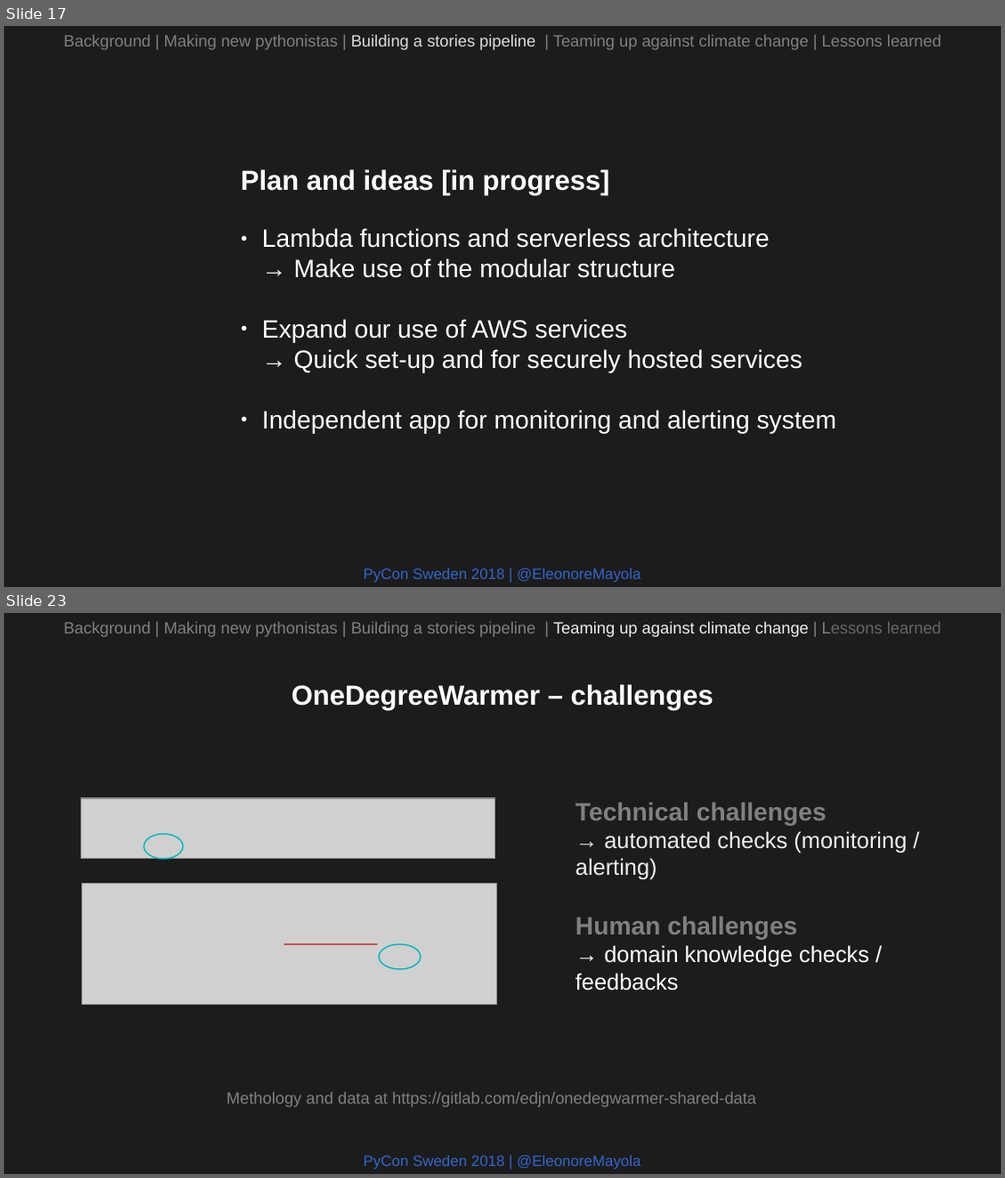
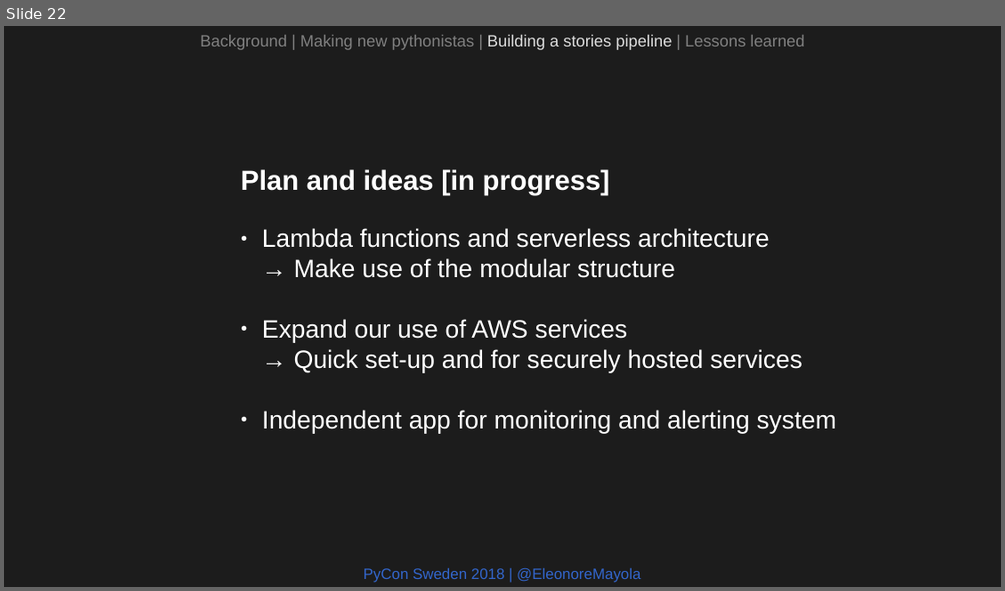
Before and after one commit to Eleonore9/-pyconse18, a slide deck: pyconse2018.odp. Shown one above the other, each under a label of ours: slides 17 and 23 before the commit, slide 22 after it; the slides between them are not shown. The pictures are 1005x1178 and 1005x591 pixels, drawn with LibreOffice and Linux fonts; fonts in the diff are those of the drawing; grey boxes stand for pictures. Boxes give left, top, right and bottom in pixels: in the first picture for what was removed or moved away, otherwise in the second. Text is boxed around its words. In the diff, an @@ line names an element or a change of style, - is before the commit and + after.

```diff
--- a/pyconse2018.odp
+++ b/pyconse2018.odp
@@ slide 23 removed at (4, 613, 1001, 1174), background #1C1C1C @@
@@ text removed at (64, 621, 941, 637) @@
-Background | Making new pythonistas | Building a stories pipeline | Teaming up against climate change | Lessons learned
@@ text removed at (291, 684, 713, 711) @@
-OneDegreeWarmer – challenges
@@ picture removed at (81, 798, 495, 859) @@
@@ text removed at (575, 802, 906, 990) @@
-Technical challenges
-→ automated checks (monitoring / alerting)
-Human challenges
-→ domain knowledge checks / feedbacks
@@ ellipse removed at (145, 834, 183, 859) @@
@@ picture removed at (82, 884, 497, 1005) @@
@@ line removed from (284, 944) to (378, 944) @@
@@ ellipse removed at (380, 944, 421, 969) @@
@@ text removed at (226, 1092, 756, 1107) @@
-Methology and data at https://gitlab.com/edjn/onedegwarmer-shared-data
@@ text removed at (364, 1154, 640, 1169) @@
-PyCon Sweden 2018 | @EleonoreMayola
@@ what was slide 17 is now slide 22 @@
@@ slide 22 changed as well @@
@@ text at (200, 34, 804, 50): text changed @@
-Background | Making new pythonistas | Building a stories pipeline | Teaming up against climate change | Lessons learned
+Background | Making new pythonistas | Building a stories pipeline | Lessons learned
```
Also in this commit, not shown: 20 other slides changed, 5 slides added, 5 other slides removed, 4 other files.
